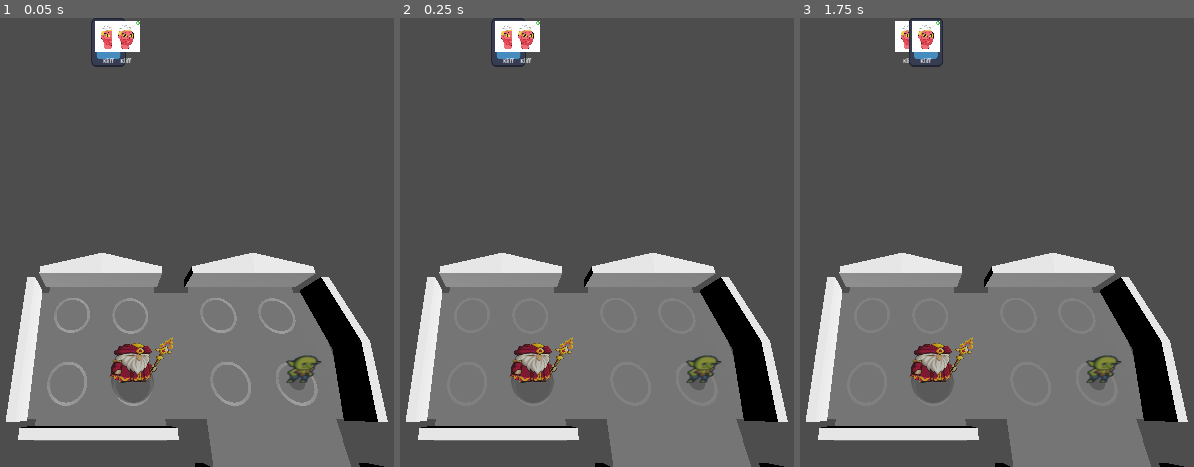
Above: before the commit, frames 1-3 (left to right).
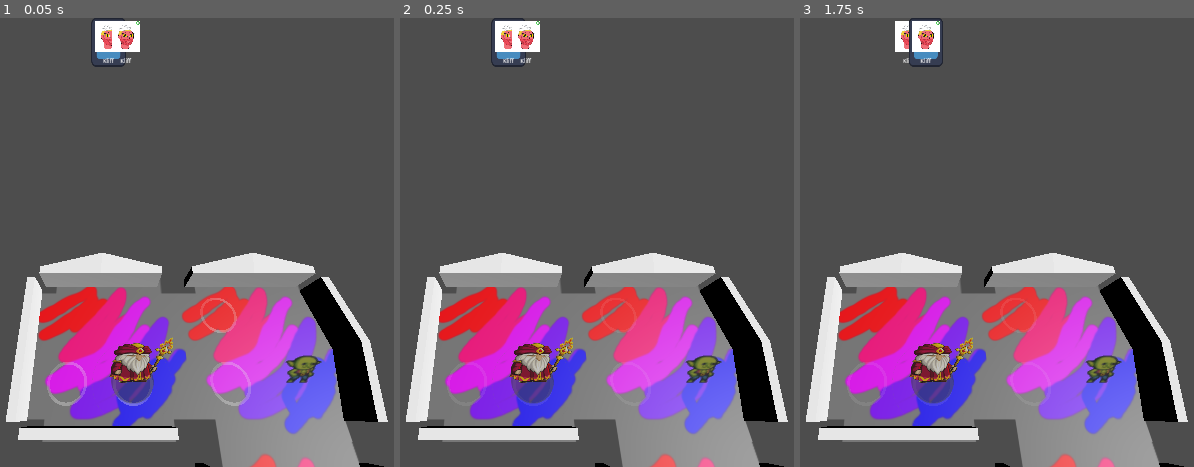
Above: after the commit, the same moments.

Repository: KliffCo/BoardGame
Game: Godot game, scene res://game/game.tscn
Same seed, same stepped clock (60 frames per second), same inputs: the game is played once before the commit and once after it. The engine's default icon, where the game draws it, is replaced by a stand-in: a white triangle on a blue panel in a dark square.
Inputs (mouse positions are in pixels of both pictures, inside the frame that each line leads up to):
- Up to frame 1 (0.05 s): no input
- Up to frame 2 (0.25 s): no input
- Up to frame 3 (1.75 s): tap Enter at 0.5 s; move the mouse to (1083, 220) at 0.52 s; click (1083, 220) at 0.67 s; tap Space at 1.25 s; move the mouse to (outside the picture) at 1.27 s; click (outside the picture) at 1.42 s

The runs differ from the first frame. In frame 1, 17% of the frame differs, in the area x 8-92%, y 58-100%; in frame 2, 17%; in frame 3, 17%.

Commit message:
2025-09-03-0159 PM

Diff:
--- a/modes/last_surivior/tiles/dungeon/room1.tscn
+++ b/modes/last_surivior/tiles/dungeon/room1.tscn
@@ -2,7 +2,7 @@
 
 [ext_resource type="Script" uid="uid://byqe5wn1xrayo" path="res://source/room/room_tile.gd" id="1_77m67"]
 [ext_resource type="Script" uid="uid://cr0u2peptestq" path="res://source/room/room_exit.gd" id="2_hfn11"]
-[ext_resource type="PackedScene" uid="uid://nigb4a1xrqcc" path="res://rooms/models/room1.fbx" id="3_4f6m6"]
+[ext_resource type="PackedScene" uid="uid://dyflt5ij38yfx" path="res://modes/last_surivior/rooms/room1.gltf" id="3_qdqyc"]
 
 [sub_resource type="Resource" id="Resource_3ng42"]
 script = ExtResource("2_hfn11")
@@ -28,9 +28,9 @@
 position = Vector2i(0, 0)
 direction = Vector2i(-1, 0)
 
-[node name="Room1" type="Node3D"]
+[node name="room1" type="Node3D"]
 script = ExtResource("1_77m67")
 file = "uid://nigb4a1xrqcc"
 exits = Array[ExtResource("2_hfn11")]([SubResource("Resource_3ng42"), SubResource("Resource_4hjvw"), SubResource("Resource_q3jjr"), SubResource("Resource_mhtgy")])
 
-[node name="room1" parent="." instance=ExtResource("3_4f6m6")]
+[node name="room1" parent="." instance=ExtResource("3_qdqyc")]
Binary file added: modes/last_surivior/rooms/NESW.png
Not shown, changed: modes/last_surivior/rooms/NESW.png.import
Binary file added: modes/last_surivior/rooms/room1.bin
Not shown, added: modes/last_surivior/rooms/room1.gltf
Not shown, changed: modes/last_surivior/rooms/room1.gltf.import
Binary file removed: rooms/models/NESW.png
Binary file removed: rooms/models/room1.fbx
Not shown, added: modes/last_surivior/rooms/room1.blend
Not shown, removed: rooms/models/Room1.blend
Not shown, removed: rooms/models/char_stand.blend
Not shown, removed: rooms/models/shadow.blend
